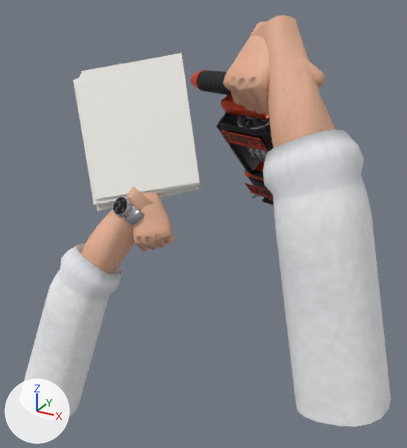
One commit to the glTF model build/exhibitfy_fpv_arms.glb: the scene before it, then after it.
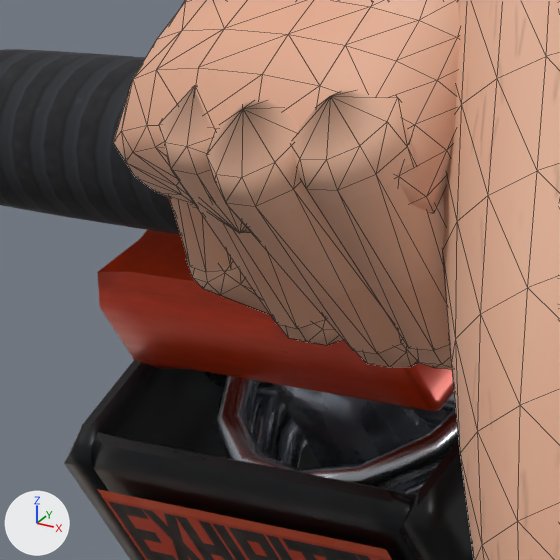
The first picture shows the older version from a 50 mm camera at (0.402, -0.463, 0.187) aimed at (-0.067, 0.391, -0.24). The close-ups show the older and then the newer version on the part from 51% to 70% of the width and 14% to 31% of the height of that picture. Only the edits that show in the close-ups are written down. Arrows for +X, +Y and +Z are at lower left; the lights stay in place. The close-ups show mesh edges as thin lines. Where no turn or scale is listed for an object, it has been applied to the vertices. Vertices at exactly the same position are counted once.

The first close-up shows 'Arm_R', 'Finger_Index_Mid_R', 'Finger_Index_R', 'Finger_Middle_Mid_R', 'Finger_Middle_R', 'Finger_Pinky_Mid_R', 'Finger_Pinky_R', 'Finger_Ring_Mid_R', 'Finger_Ring_R', 'Hand_R', 'Stamp_Exhibitfy'.
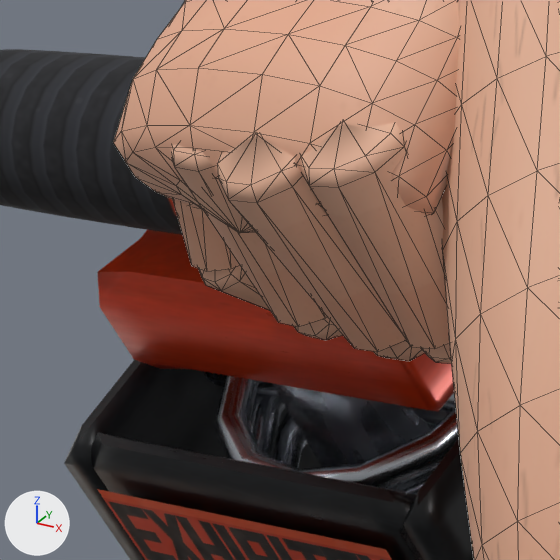
Pixel boxes (x1, y1, x2, y2) of what changed, in the close-ups (560 x 560 px; the box of a moved part takes in the faces that stretch with it):
'Finger_Index_R', reshaped (7% narrower, 13% shorter)
    before: (291, 91, 450, 350)
    after: (301, 123, 449, 349)
'Finger_Middle_R', reshaped
    before: (206, 100, 401, 354)
    after: (217, 136, 406, 352)
'Finger_Ring_R', reshaped
    before: (159, 88, 325, 328)
    after: (171, 145, 327, 327)
'Finger_Middle_Mid_R', reshaped
    before: (355, 344, 419, 367)
    after: (373, 340, 425, 361)
part 2 of me_finger_middle_r_mesh, moved or reshaped
    before: (275, 146, 301, 189)
    after: (281, 157, 303, 186)
part 3 of me_finger_middle_r_mesh, surface changed
    before: (206, 100, 379, 354)
    after: (217, 136, 378, 352)
part 5 of me_finger_ring_r_mesh, moved or reshaped
    before: (159, 127, 170, 165)
    after: (171, 147, 174, 165)
part 6 of me_finger_ring_r_mesh, surface changed
    before: (162, 88, 299, 328)
    after: (172, 145, 298, 327)

The change, as a diff of the scene's bpy script:
```diff
--- a/build/exhibitfy_fpv_arms.glb.py
+++ b/build/exhibitfy_fpv_arms.glb.py
@@ me_finger_index_r_mesh @@
-me_finger_index_r_mesh.from_pydata(...)  # 32 vertices, 60 faces; spans x -0.0116..0.0202, y -0.012..0.0298, z -0.0392..0.0107
+me_finger_index_r_mesh.from_pydata(...)  # 32 vertices, 60 faces; spans x -0.0109..0.0198, y -0.0101..0.0294, z -0.0389..0.0082
+# me_finger_index_r_mesh part 1
+# 31 vertices are removed from x -0.0116..0.0202, y -0.012..0.0298, z -0.0392..0.0107
+# 60 faces are deleted
+# 31 vertices are added at x -0.0109..0.0198, y -0.0101..0.0294, z -0.0389..0.0082
+# 60 new faces join them
 me_finger_index_r_mesh.materials.append(mat_skin_tom)
@@ me_finger_middle_r_mesh @@
-me_finger_middle_r_mesh.from_pydata(...)  # 32 vertices, 60 faces; spans x -0.0121..0.0225, y -0.0123..0.0361, z -0.04..0.0117
+me_finger_middle_r_mesh.from_pydata(...)  # 32 vertices, 60 faces; spans x -0.0113..0.022, y -0.01..0.0357, z -0.0396..0.0092
+# me_finger_middle_r_mesh part 2: 31 of 32 vertices moved; they spanned x -0.0121..0.0225, y -0.0123..0.0361, z -0.04..0.0117 and now span x -0.0113..0.022, y -0.01..0.0357, z -0.0396..0.0092; mean shift (0.0003, 0.0007, -0.0008); largest move (-0.0033, -0.0073, 0.0087) -> (-0.0018, -0.0039, 0.0046)
+# me_finger_middle_r_mesh part 3: 42 kept faces spanning x -0.0113..0.022, y -0.01..0.0357, z -0.0396..0.0092 get new texture (UV) coordinates
 me_finger_middle_r_mesh.materials.append(mat_skin_tom)
@@ me_finger_middle_mid_r_mesh @@
-me_finger_middle_mid_r_mesh.from_pydata(...)  # 32 vertices, 60 faces; spans x -0.0108..0.019, y -0.0095..0.0312, z -0.0107..0.0137
+me_finger_middle_mid_r_mesh.from_pydata(...)  # 32 vertices, 60 faces; spans x -0.0094..0.0181, y -0.0056..0.0308, z -0.0096..0.0128
+# me_finger_middle_mid_r_mesh part 4: 46 kept faces spanning x -0.0094..0.0181, y -0.0056..0.0308, z -0.0096..0.0128 get new texture (UV) coordinates
+# edits to the shape of me_finger_middle_mid_r_mesh do not show in these pictures
 me_finger_middle_mid_r_mesh.materials.append(mat_skin_tom)
@@ me_finger_ring_r_mesh @@
-me_finger_ring_r_mesh.from_pydata(...)  # 32 vertices, 60 faces; spans x -0.011..0.0192, y -0.0115..0.0311, z -0.0392..0.0103
+me_finger_ring_r_mesh.from_pydata(...)  # 32 vertices, 60 faces; spans x -0.0103..0.0188, y -0.0095..0.0307, z -0.0389..0.0079
+# me_finger_ring_r_mesh part 5: 31 of 32 vertices moved; they spanned x -0.011..0.0192, y -0.0115..0.0311, z -0.0392..0.0103 and now span x -0.0103..0.0188, y -0.0095..0.0307, z -0.0389..0.0079; mean shift (0.0002, 0.0005, -0.0008); largest move (-0.0027, -0.006, 0.0087) -> (-0.0014, -0.0032, 0.0046)
+# me_finger_ring_r_mesh part 6: 42 kept faces spanning x -0.0103..0.0188, y -0.0095..0.0307, z -0.0389..0.0079 get new texture (UV) coordinates
 me_finger_ring_r_mesh.materials.append(mat_skin_tom)
```
